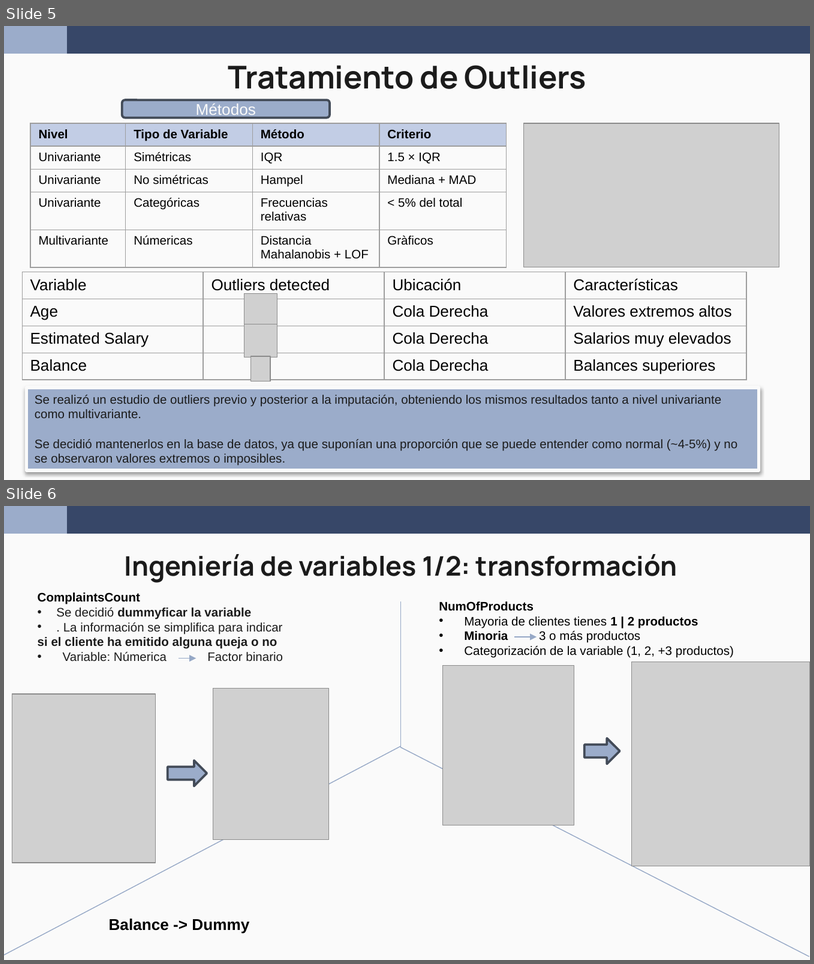
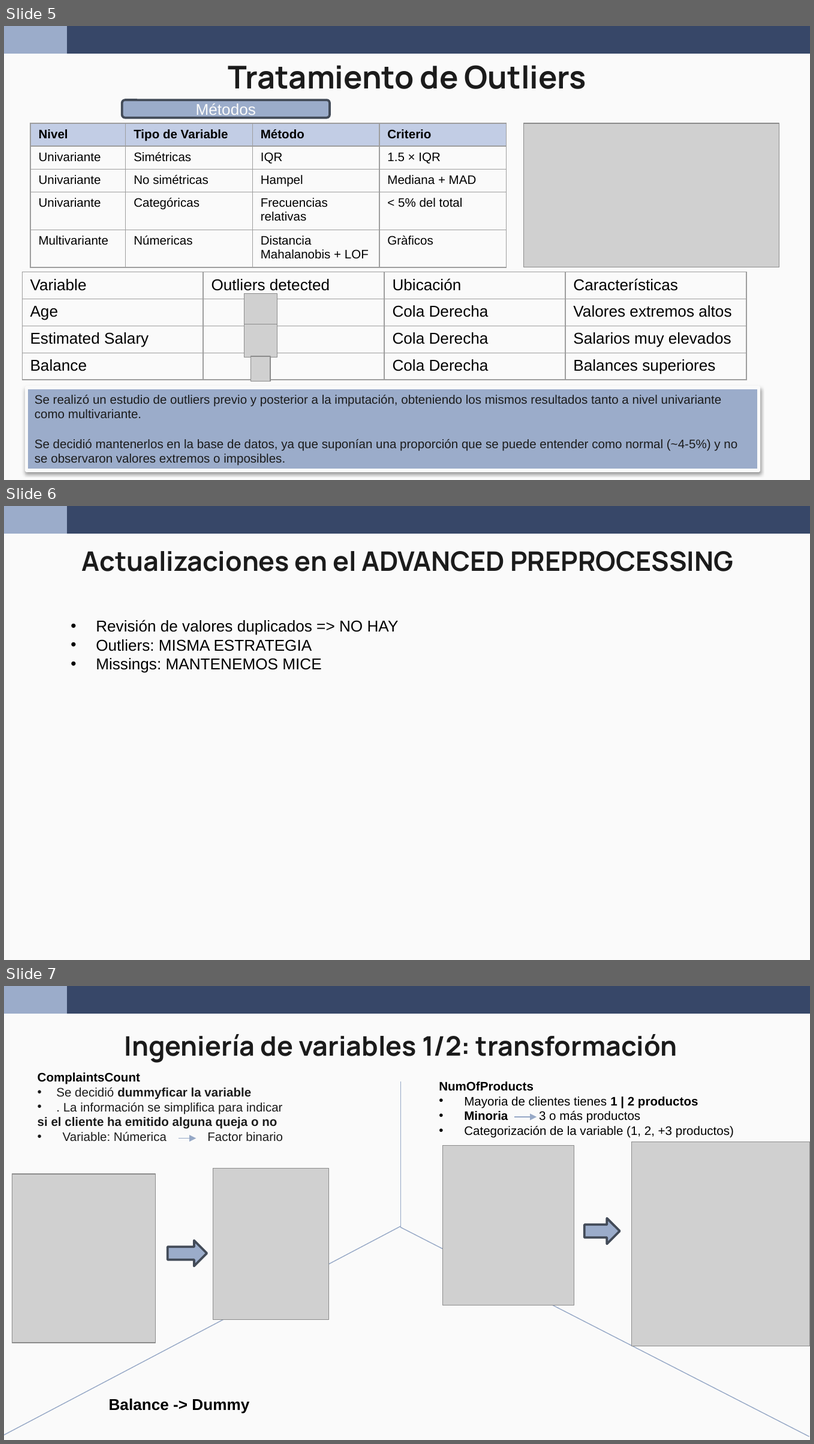
Before and after one commit to wen2111/Mineria, a slide deck: Entrega_2/00.REPORTE/Reporte_Grupo5_completo.pptx. Shown one above the other, each under a label of ours: slides 5 and 6 before the commit, slides 5, 6 and 7 after it. The pictures are 814x964 and 814x1444 pixels, drawn with LibreOffice and Linux fonts; fonts in the diff are those of the drawing; grey boxes stand for pictures. Boxes give left, top, right and bottom in pixels: in the first picture for what was removed or moved away, otherwise in the second. Text is boxed around its words. In the diff, an @@ line names an element or a change of style, - is before the commit and + after.

```diff
--- a/Entrega_2/00.REPORTE/Reporte_Grupo5_completo.pptx
+++ b/Entrega_2/00.REPORTE/Reporte_Grupo5_completo.pptx
@@ slide 6 added at (x1=4, y1=506, x2=810, y2=960), background #FAFAFA; not listed: 2 template elements that a slide beside it also shows @@
@@ title added at (x1=81, y1=551, x2=734, y2=571), 24 pt, text #1B1B1B, bold @@
+Actualizaciones en el ADVANCED PREPROCESSING
@@ text added at (x1=96, y1=619, x2=399, y2=673), 14 pt, text #000000 @@
+• Revisión de valores duplicados => NO HAY
+• Outliers: MISMA ESTRATEGIA
+• Missings: MANTENEMOS MICE
@@ what was slide 6 is now slide 7 @@
```
Also in this commit, not shown: 3 slides changed, 1 other slide added.
